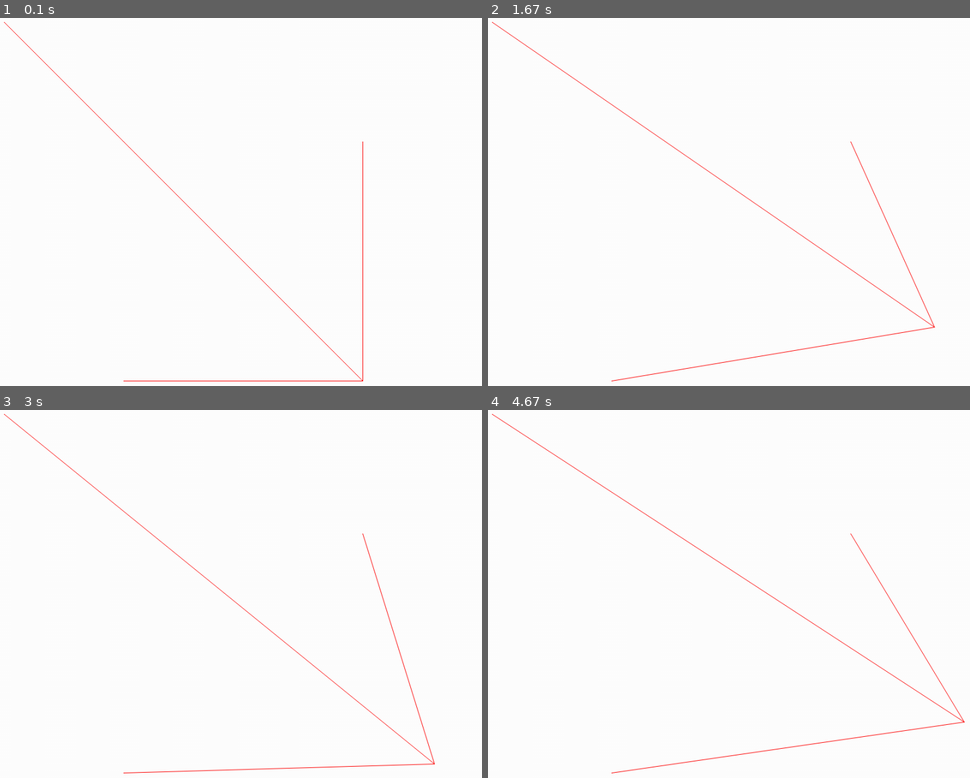
Above: before the commit, frames 1-4 (two rows, left to right).
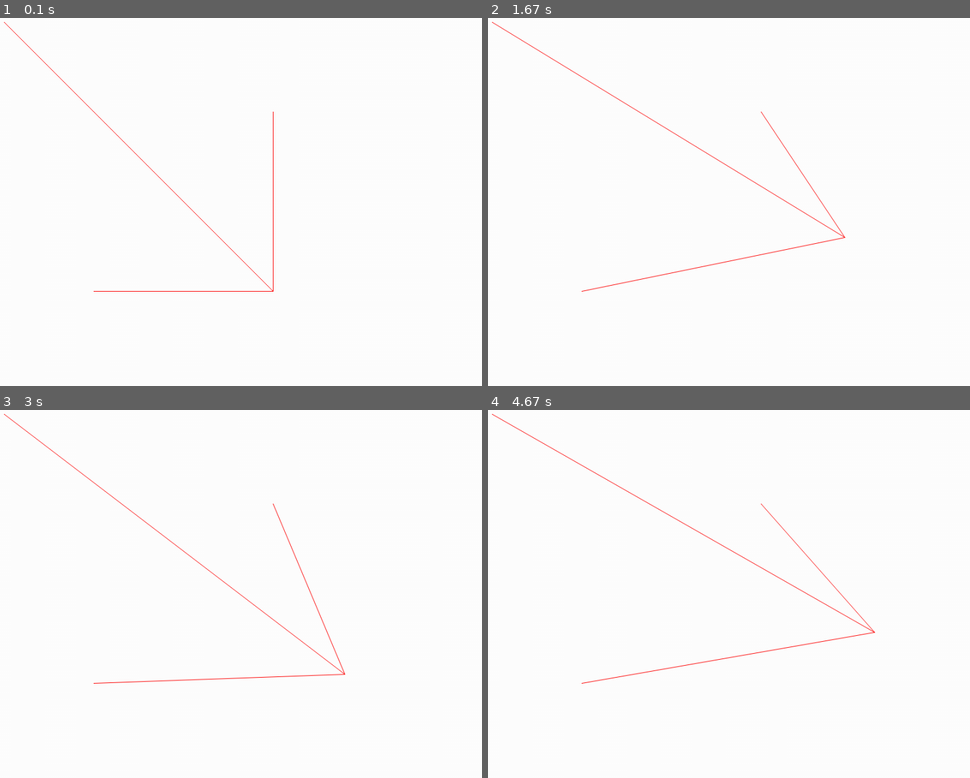
Above: after the commit, the same moments.

Repository: dantecc10/physics-coding
Game: pygame game, started from exercise2.py
Two runs of this game, one before a commit and one after it. Both use one fixed random seed, a clock stepped at 60 frames per second and the inputs below.
Inputs:
- Up to frame 1 (0.1 s): no input
- Up to frame 2 (1.67 s): hold R 0.33-0.8 s; hold Right 0.33-0.8 s; hold Right 0.83-1.3 s; hold Up 1.33-1.63 s
- Up to frame 3 (3 s): hold Right 1.67-2.13 s; hold Left 2.17-2.7 s; hold Down from 2.73 s (still down)
- Up to frame 4 (4.67 s): release Down at 3.03 s; hold Left 3.07-3.47 s; hold Up 3.5-3.87 s; hold Right 3.9-4.53 s; hold Down from 4.57 s (still down)

The runs differ from the first frame. In frame 1, 0.4% of the frame differs, in the area x 19-76%, y 25-99%; in frame 2, 1.4%; in frame 3, 1.4%; in frame 4, 1.5%, in the area x 1-99%, y 1-99%.

Commit message:
update notes

Diff:
--- a/exercise2.py
+++ b/exercise2.py
@@ -12,14 +12,14 @@
 x1 = 200
 y1 = 70
 
-x2 = x1 + 600
-y2 = y1 + 600
+x2 = x1 + 450
+y2 = y1 + 450
 
-x3 = x1 + 600
-y3 = y1 + 200
+x3 = x1 + 450
+y3 = y1 + 150
 
-x4 = x1 + 200
-y4 = y1 + 600
+x4 = x1 + 150
+y4 = y1 + 450
 
 while running:
     # poll for events
@@ -30,9 +30,9 @@
 
     screen.fill("white")
 
-    pygame.draw.aaline(screen, "red", [x1, y1], [x2, y2], 5)
-    pygame.draw.aaline(screen, "red", [x2, y2], [x3, y3], 5)
-    pygame.draw.aaline(screen, "red", [x2, y2], [x4, y4], 5)
+    pygame.draw.aaline(screen, "red", [x1, y1], [x2, y2], 10)
+    pygame.draw.aaline(screen, "red", [x2, y2], [x3, y3], 10)
+    pygame.draw.aaline(screen, "red", [x2, y2], [x4, y4], 10)
     keys = pygame.key.get_pressed()
     if keys[pygame.K_UP]:
         y2 -= 300 * dt
@@ -47,14 +47,14 @@
         x1 = 200
         y1 = 70
 
-        x2 = x1 + 600
-        y2 = y1 + 600
+        x2 = x1 + 450
+        y2 = y1 + 450
 
-        x3 = x1 + 600
-        y3 = y1 + 200
+        x3 = x1 + 450
+        y3 = y1 + 150
 
-        x4 = x1 + 200
-        y4 = y1 + 600
+        x4 = x1 + 150
+        y4 = y1 + 450
 
     pygame.display.flip()
 
--- /dev/null
+++ b/exercise3.py
@@ -0,0 +1,53 @@
+import numpy as np
+import pygame
+
+pygame.init()
+screen = pygame.display.set_mode((1000, 1000))
+clock = pygame.time.Clock()
+running = True
+dt = 0
+
+player_pos = pygame.Vector2(screen.get_width() / 2, screen.get_height() / 2)
+
+x0 = 500
+y0 = 500
+
+# P1 = (r * cos(0) + x0, r * sin(0) + x0)
+theta = 40
+r = 150
+x1 = r * np.cos(theta) + x0
+y1 = r * np.sin(theta) + y0
+
+while running:
+    # poll for events
+    # pygame.QUIT event means the user clicked X on the window
+    for event in pygame.event.get():
+        if event.type == pygame.QUIT:
+            running = False
+
+    screen.fill("white")
+
+    pygame.draw.aaline(screen, "red", [x0, y0], [x1, y1], 10)
+    keys = pygame.key.get_pressed()
+    if keys[pygame.K_UP]:
+        theta -= 50# * dt
+    if keys[pygame.K_DOWN]:
+        theta += 5# * dt
+    x1 = r * np.cos(theta) + x0
+    y1 = r * np.sin(theta) + y0
+    #if keys[pygame.K_LEFT]: x2 -= 300 * dt
+    #if keys[pygame.K_RIGHT]: x2 += 300 * dt
+
+    if keys[pygame.K_r]:
+        x0 = 500
+        y0 = 500
+
+        # P1 = (r * cos(0) + x0, r * sin(0) + x0)
+        theta = 100
+        r = 200
+        x1 = r * np.cos(theta) + x0
+        y1 = r * np.sin(theta) + y0
+
+    pygame.display.flip()
+
+    dt = clock.tick(60) / 1000
